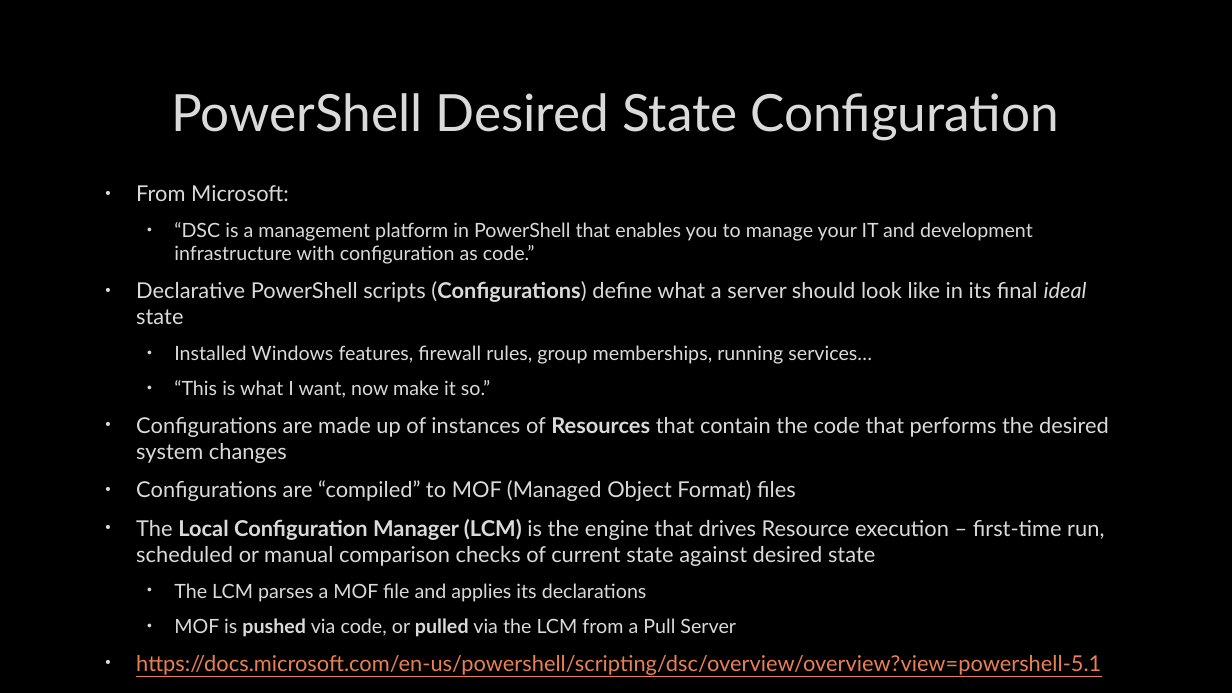
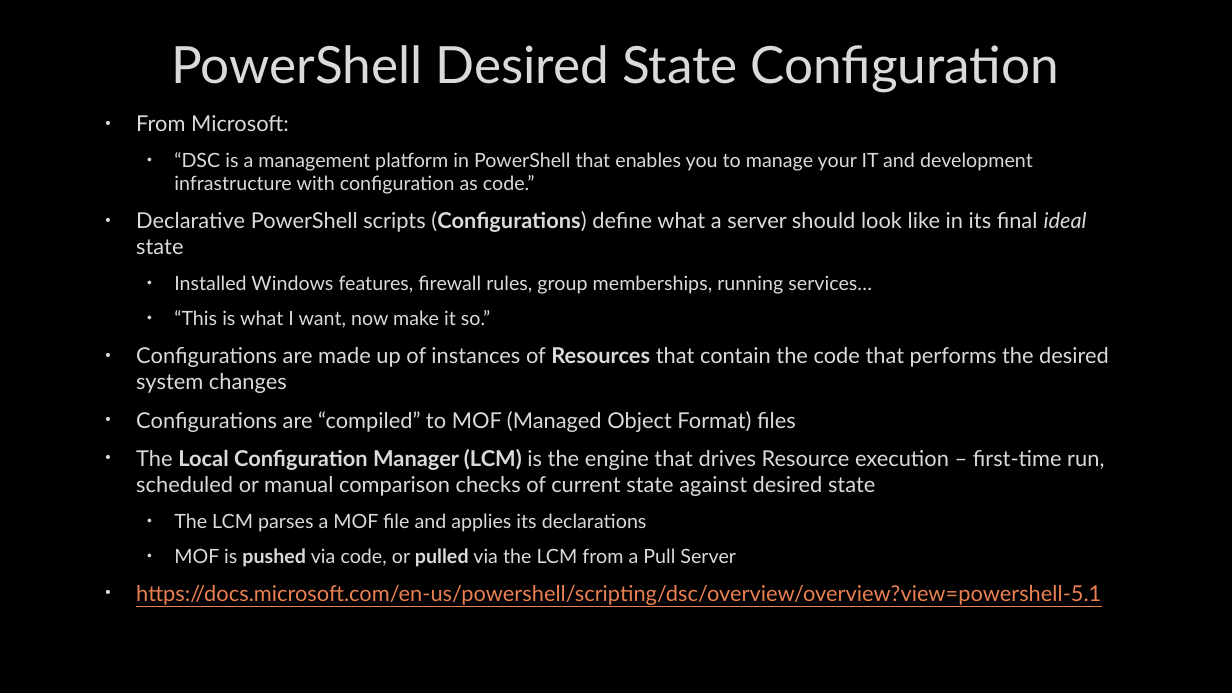
Before and after one commit to mcbobke/AWSPowerShellDemo, a slide deck: slide 5 of AWSPowerShellDemo.pptx (slide 4 before the commit). Drawn at 1232x693 pixels with LibreOffice and Linux fonts; fonts in the diff are those of the drawing; background and template pictures are left out. Boxes give left, top, right and bottom in pixels: in the first picture for what was removed or moved away, otherwise in the second. Text is boxed around its words. In the diff, an @@ line names an element or a change of style, - is before the commit and + after.

```diff
--- a/AWSPowerShellDemo.pptx
+++ b/AWSPowerShellDemo.pptx
@@ title "PowerShell Desired State Configuration": place and size @@
-title "PowerShell Desired State Configuration" at <box>172,93,1059,140</box>
+title "PowerShell Desired State Configuration" at <box>172,45,1059,93</box>
@@ text "From Microsoft:": place and size @@
-text "From Microsoft:" at <box>136,185,1109,675</box>
+text "From Microsoft:" at <box>136,115,1109,605</box>
```
Also in this commit, not shown: 7 other slides changed, 1 slide added, 1 other file.
